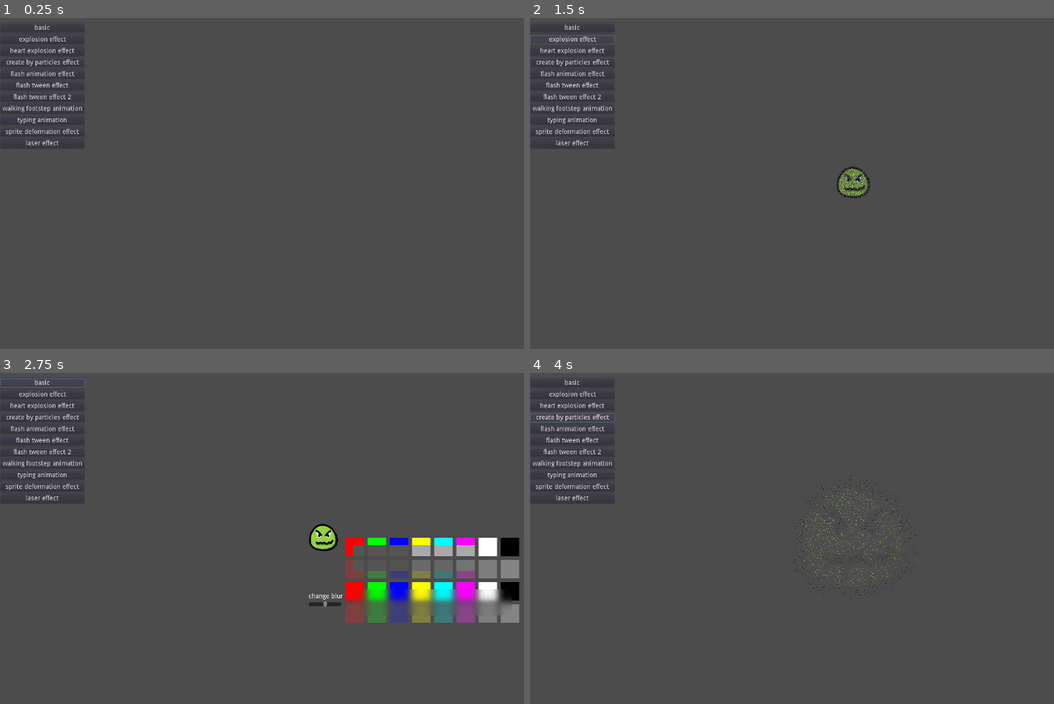
Above: before the commit, frames 1-4 (two rows, left to right).
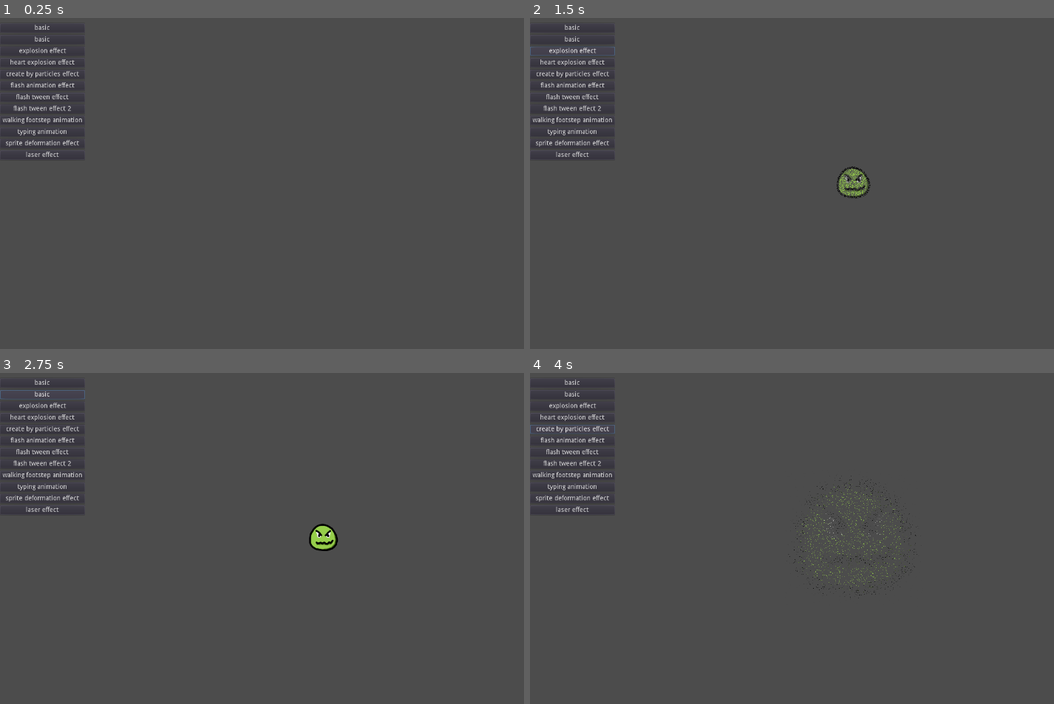
Above: after the commit, the same moments.

Repository: jttuboi/godot_projects_for_studies
Game: Godot game, scene res://World.tscn
The game is run twice, just before and just after one commit, with the same random seed, the same clock (stepped at 60 frames per second) and the same inputs. The engine's default icon, where the game draws it, is replaced by a stand-in: a white triangle on a blue panel in a dark square.
Inputs:
- Up to frame 1 (0.25 s): no input
- Up to frame 2 (1.5 s): click "basic" at 0.5 s; click "explosion effect" at 1.25 s
- Up to frame 3 (2.75 s): click "basic" at 2 s
- Up to frame 4 (4 s): click "heart explosion effect" at 2.75 s; click "create by particles effect" at 3.5 s

The runs differ from the first frame. In frame 1, 1.2% of the frame differs, in the area x 0-16%, y 5-43%; in frame 2, 1.3%; in frame 3, 7.7%, in the area x 0-100%, y 1-76%; in frame 4, 1.3%.

Commit message:
add basic 2 (incomplete)

Diff:
--- a/playground/World.gd
+++ b/playground/World.gd
@@ -1,10 +1,21 @@
 extends Node
+
+# recommendation
+# https://thebookofshaders.com/
+
 
 
 ## https://kidscancode.org/godot_recipes/shaders/
 func _on_Basic_pressed():
 	_clear_container()
 	var scene = preload("res://basic/basic.tscn").instance()
+	_add_container(scene)
+
+
+# https://docs.godotengine.org/en/stable/tutorials/shading/your_first_shader/index.html
+func _on_Basic2_pressed():
+	_clear_container()
+	var scene = preload("res://basic2/basic2.tscn").instance()
 	_add_container(scene)
 
 
--- a/playground/World.tscn
+++ b/playground/World.tscn
@@ -44,70 +44,79 @@
 "_edit_use_anchors_": false
 }
 
-[node name="ExplosionEffect" type="Button" parent="Menu/_/_"]
+[node name="Basic2" type="Button" parent="Menu/_/_"]
 margin_top = 40.0
 margin_right = 184.0
 margin_bottom = 60.0
+text = "basic"
+__meta__ = {
+"_edit_use_anchors_": false
+}
+
+[node name="ExplosionEffect" type="Button" parent="Menu/_/_"]
+margin_top = 65.0
+margin_right = 184.0
+margin_bottom = 85.0
 text = "explosion effect"
 
 [node name="HeartExplosionEffect" type="Button" parent="Menu/_/_"]
-margin_top = 65.0
+margin_top = 90.0
 margin_right = 184.0
-margin_bottom = 85.0
+margin_bottom = 110.0
 text = "heart explosion effect"
 
 [node name="CreationByParticlesEffect" type="Button" parent="Menu/_/_"]
-margin_top = 90.0
+margin_top = 115.0
 margin_right = 184.0
-margin_bottom = 110.0
+margin_bottom = 135.0
 text = "create by particles effect"
 
 [node name="FlashAnimationEffect" type="Button" parent="Menu/_/_"]
-margin_top = 115.0
+margin_top = 140.0
 margin_right = 184.0
-margin_bottom = 135.0
+margin_bottom = 160.0
 text = "flash animation effect"
 
 [node name="FlashTweenEffect" type="Button" parent="Menu/_/_"]
-margin_top = 140.0
+margin_top = 165.0
 margin_right = 184.0
-margin_bottom = 160.0
+margin_bottom = 185.0
 text = "flash tween effect"
 
 [node name="FlashTweenEffect2" type="Button" parent="Menu/_/_"]
-margin_top = 165.0
+margin_top = 190.0
 margin_right = 184.0
-margin_bottom = 185.0
+margin_bottom = 210.0
 text = "flash tween effect 2"
 
 [node name="WalkingFootstepAnimation" type="Button" parent="Menu/_/_"]
-margin_top = 190.0
+margin_top = 215.0
 margin_right = 184.0
-margin_bottom = 210.0
+margin_bottom = 235.0
 text = "walking footstep animation"
 
 [node name="TypingAnimation" type="Button" parent="Menu/_/_"]
-margin_top = 215.0
+margin_top = 240.0
 margin_right = 184.0
-margin_bottom = 235.0
+margin_bottom = 260.0
 text = "typing animation"
 
 [node name="SpriteDeformationEffect" type="Button" parent="Menu/_/_"]
-margin_top = 240.0
+margin_top = 265.0
 margin_right = 184.0
-margin_bottom = 260.0
+margin_bottom = 285.0
 text = "sprite deformation effect"
 
 [node name="LaserEffect" type="Button" parent="Menu/_/_"]
-margin_top = 265.0
+margin_top = 290.0
 margin_right = 184.0
-margin_bottom = 285.0
+margin_bottom = 310.0
 text = "laser effect"
 
 [node name="_2" type="Control" parent="Menu/_/_"]
-margin_top = 290.0
+margin_top = 315.0
 margin_right = 184.0
-margin_bottom = 300.0
+margin_bottom = 325.0
 rect_min_size = Vector2( 0, 10 )
 
 [node name="Container" type="Node2D" parent="."]
@@ -116,6 +125,7 @@
 position = Vector2( 700, 360 )
 
 [connection signal="pressed" from="Menu/_/_/Basic" to="." method="_on_Basic_pressed"]
+[connection signal="pressed" from="Menu/_/_/Basic2" to="." method="_on_Basic2_pressed"]
 [connection signal="pressed" from="Menu/_/_/ExplosionEffect" to="." method="_on_ExplosionEffect_pressed"]
 [connection signal="pressed" from="Menu/_/_/HeartExplosionEffect" to="." method="_on_HeartExplosionEffect_pressed"]
 [connection signal="pressed" from="Menu/_/_/CreationByParticlesEffect" to="." method="_on_CreationByParticlesEffect_pressed"]
--- /dev/null
+++ b/playground/basic2/basic2.gd
@@ -0,0 +1 @@
+extends Node2D
--- /dev/null
+++ b/playground/basic2/basic2.shader
@@ -0,0 +1,45 @@
+shader_type canvas_item;
+
+uniform float size = 1.0;
+
+
+// CONTROLS THE VERTICES OF TEXTURE
+void vertex() {
+//	// move all vertices to 10 pixels to right
+//	VERTEX += vec2(10.0, 0.0);
+//
+//	// animate Sprite moving in big circle around its location
+//	VERTEX += vec2(cos(TIME)*100.0, sin(TIME)*100.0);
+}
+
+// CONTROLS THE COLORS OF PIXELS OF TEXTURE
+void fragment() {
+//	// all pixels will have the same color
+//	COLOR = vec4(0.4, 0.6, 0.9, 1.0);
+//
+//	// UV
+//	// TOP-LFT (0,0)   TOP-RGT (1,0)
+//	// BTM-LFT (0,1)   BTM-RGT (1,1)
+//
+//	// give a mix color based on UV
+//	COLOR = vec4(UV, 0.5, 1.0);
+//
+//	// can access only one color channel
+//	COLOR.b = 0.0;
+//	COLOR.r = 0.5;
+//
+//	// TEXTURE give the color of pixels of texture is set on Node (Sprite this example)
+//
+//	// can give a color for texture
+//	COLOR = texture(TEXTURE, UV); //read from texture
+//	COLOR.b = 1.0; //set blue channel to 1.0
+}
+
+// CONSTROLS THE LIGHT OF PIXELS OF TEXTURE
+void light() {
+
+}
+// OBS:
+// The light() function won't be run if the vertex_lighting render mode is enabled,
+// or if Rendering > Quality > Shading > Force Vertex Shading is enabled in the Project Settings.
+// (It's enabled by default on mobile platforms.)
--- /dev/null
+++ b/playground/basic2/basic2.tscn
@@ -0,0 +1,16 @@
+[gd_scene load_steps=5 format=2]
+
+[ext_resource path="res://basic2/basic2.gd" type="Script" id=1]
+[ext_resource path="res://shared/dummy.png" type="Texture" id=2]
+[ext_resource path="res://basic2/basic2.shader" type="Shader" id=3]
+
+[sub_resource type="ShaderMaterial" id=2]
+shader = ExtResource( 3 )
+shader_param/size = 1.0
+
+[node name="Basic2" type="Node2D"]
+script = ExtResource( 1 )
+
+[node name="Sprite" type="Sprite" parent="."]
+material = SubResource( 2 )
+texture = ExtResource( 2 )
